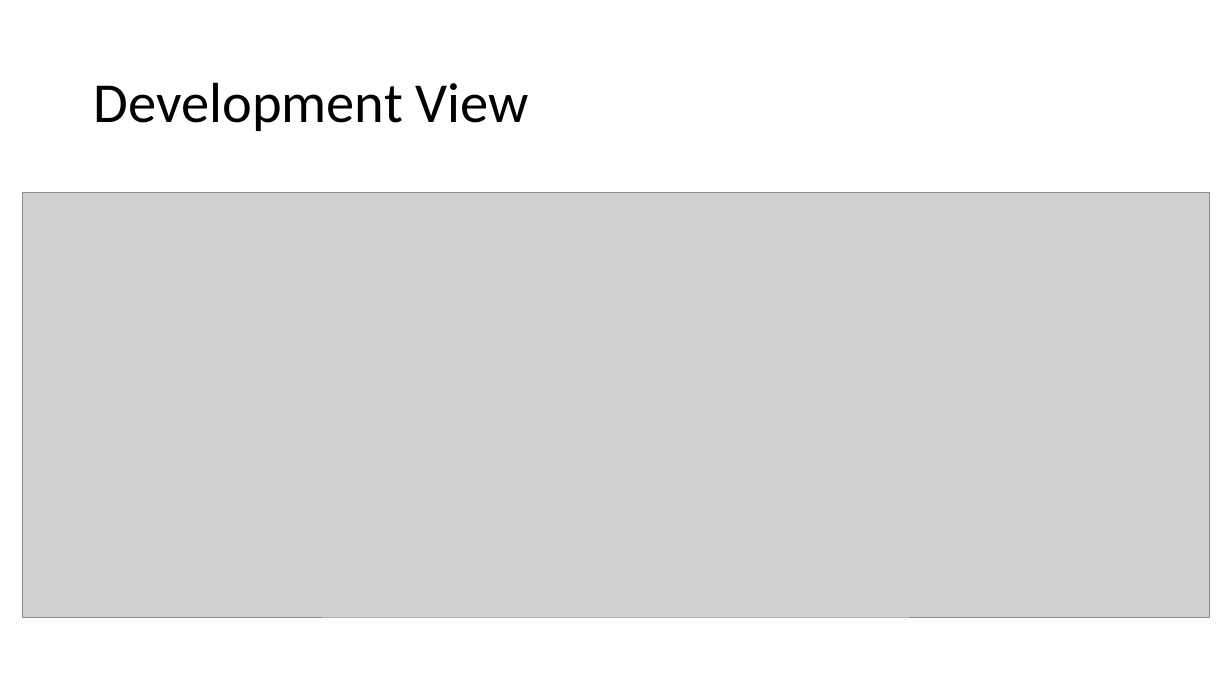
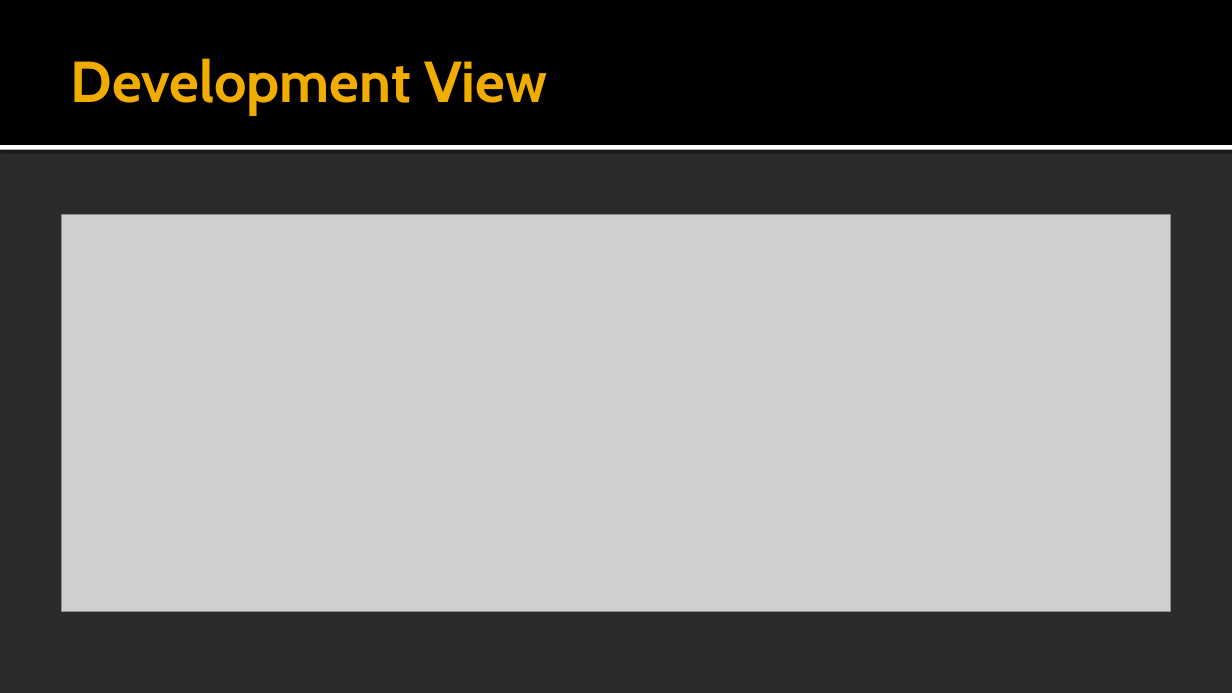
Before and after one commit to vkostyukov/la4j, a slide deck: slide 18 of ArchSW-docs/La4j.pptx. Drawn at 1232x693 pixels with LibreOffice and Linux fonts; fonts in the diff are those of the drawing; grey boxes stand for pictures; background and template pictures are left out; a plain dark background stands for a picture behind light text. Boxes give left, top, right and bottom in pixels: in the first picture for what was removed or moved away, otherwise in the second. Text is boxed around its words. In the diff, an @@ line names an element or a change of style, - is before the commit and + after.

```diff
--- a/ArchSW-docs/La4j.pptx
+++ b/ArchSW-docs/La4j.pptx
@@ background #FFFFFF to picture (left out) @@
@@ rectangle added at (x1=0, y1=0, x2=1232, y2=145), fill #000000 @@
@@ title "Development View" moved from (x1=94, y1=82, x2=529, y2=131) to (x1=71, y1=58, x2=547, y2=114) @@
@@ title "Development View" at (x1=71, y1=58, x2=547, y2=114): size 44 to 45 pt, font Calibri to Cabin, text colour #000000 to #F0AD00, bold on; line spacing 0.9 to 1 @@
@@ rectangle added at (x1=0, y1=145, x2=1232, y2=150), fill #FFFFFF @@
@@ picture resized from (x1=22, y1=192, x2=1211, y2=616) to (x1=62, y1=215, x2=1171, y2=612) @@
```
Also in this commit, not shown: 21 other slides changed.
